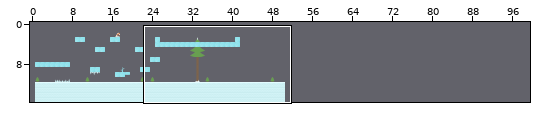
Two versions of a level (Tiled map (JSON), public/assets/img/winter-scene/tilemap/iceworld-tilemap.json). The first picture is a wide view before the edit; the outline marks the close-up.
Close-up. As it was:
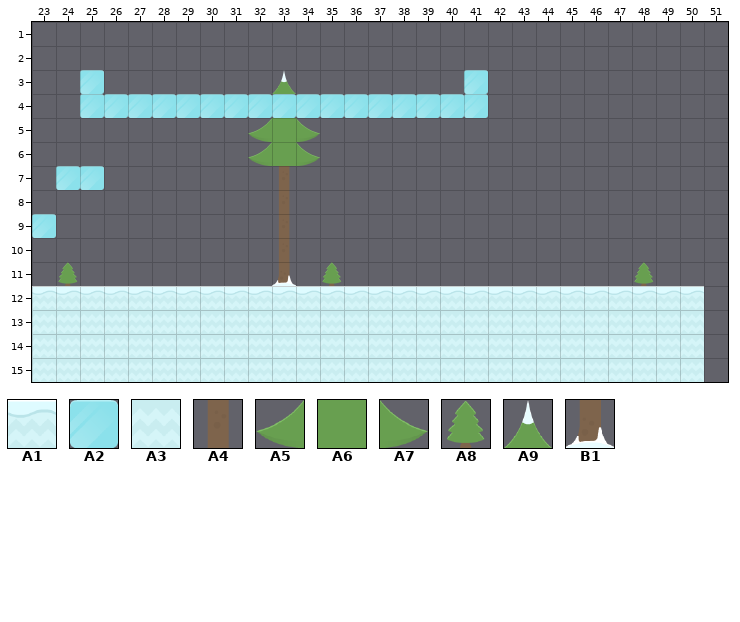
Cells are 70x70 px. Shown: x 23..51, y 1..15. The commit also changed other parts of the map, which this record leaves out. The old version is drawn lined up with the new one.
Key: from "iceworld": A1 3, A2 10, A3 16, A4 73, A5 78, A6 79, A7 80, A8 83, A9 84, B1 86.
__ is an empty cell.
Layer "ground" before, first column x 23:
 1 __ __ __ __ __ __ __ __ __ __ __ __ __ __ __ __ __ __ __ __ __ __ __ __ __ __ __ __ __
 2 __ __ __ __ __ __ __ __ __ __ __ __ __ __ __ __ __ __ __ __ __ __ __ __ __ __ __ __ __
 3 __ __ A2 __ __ __ __ __ __ __ A9 __ __ __ __ __ __ __ A2 __ __ __ __ __ __ __ __ __ __
 4 __ __ A2 A2 A2 A2 A2 A2 A2 A2 A2 A2 A2 A2 A2 A2 A2 A2 A2 __ __ __ __ __ __ __ __ __ __
 5 __ __ __ __ __ __ __ __ __ A5 A6 A7 __ __ __ __ __ __ __ __ __ __ __ __ __ __ __ __ __
 6 __ __ __ __ __ __ __ __ __ A5 A6 A7 __ __ __ __ __ __ __ __ __ __ __ __ __ __ __ __ __
 7 __ A2 A2 __ __ __ __ __ __ __ A4 __ __ __ __ __ __ __ __ __ __ __ __ __ __ __ __ __ __
 8 __ __ __ __ __ __ __ __ __ __ A4 __ __ __ __ __ __ __ __ __ __ __ __ __ __ __ __ __ __
 9 A2 __ __ __ __ __ __ __ __ __ A4 __ __ __ __ __ __ __ __ __ __ __ __ __ __ __ __ __ __
10 __ __ __ __ __ __ __ __ __ __ A4 __ __ __ __ __ __ __ __ __ __ __ __ __ __ __ __ __ __
11 __ A8 __ __ __ __ __ __ __ __ B1 __ A8 __ __ __ __ __ __ __ __ __ __ __ __ A8 __ __ __
12 A1 A1 A1 A1 A1 A1 A1 A1 A1 A1 A1 A1 A1 A1 A1 A1 A1 A1 A1 A1 A1 A1 A1 A1 A1 A1 A1 A1 __
13 A3 A3 A3 A3 A3 A3 A3 A3 A3 A3 A3 A3 A3 A3 A3 A3 A3 A3 A3 A3 A3 A3 A3 A3 A3 A3 A3 A3 __
14 A3 A3 A3 A3 A3 A3 A3 A3 A3 A3 A3 A3 A3 A3 A3 A3 A3 A3 A3 A3 A3 A3 A3 A3 A3 A3 A3 A3 __
15 A3 A3 A3 A3 A3 A3 A3 A3 A3 A3 A3 A3 A3 A3 A3 A3 A3 A3 A3 A3 A3 A3 A3 A3 A3 A3 A3 A3 __
The same view after the edit:
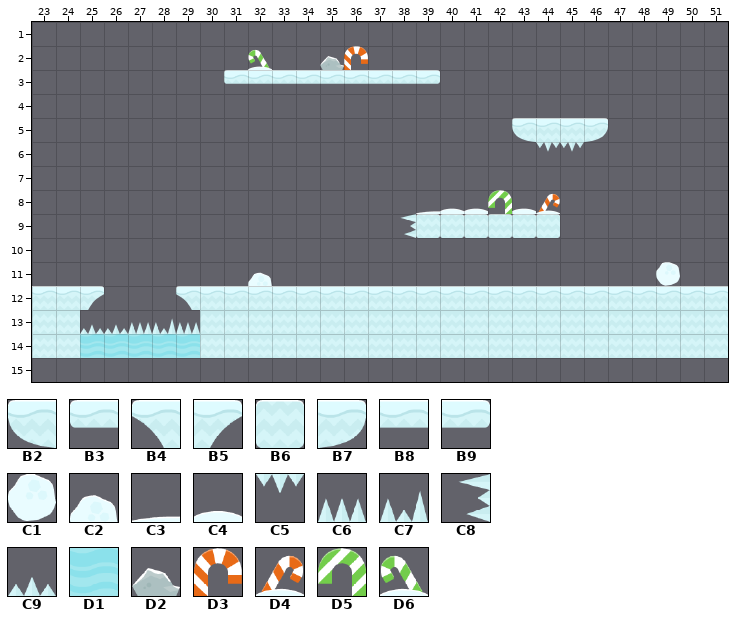
Further tiles: from "iceworld": B2 5, B3 9, B4 15, B5 17, B6 18, B7 19, B8 22, B9 23, C1 24, C2 25, C3 31 flipped left-right, C4 33, C5 44, C6 45, C7 46, C8 46 turned 270, C9 47, D1 49, D2 60, D3 62, D4 65, D5 67 flipped left-right, D6 69 flipped left-right.
The edit:
Changed rows in their new state; .. is an unchanged cell.
map size 50x15 -> 100x15 cells (old content now starts at 1,1; both pictures use the new coordinates)
Layer "ground":
first column x 23:
 2 .. .. .. .. .. .. .. .. .. D6 .. .. D2 D3 .. .. .. .. .. .. .. .. .. .. .. .. .. .. ..
 3 .. .. __ .. .. .. .. .. B3 B8 B8 B8 B8 B8 B8 B8 B9 .. __ .. .. .. .. .. .. .. .. .. ..
 4 .. .. __ __ __ __ __ __ __ __ __ __ __ __ __ __ __ __ __ .. .. .. .. .. .. .. .. .. ..
 5 .. .. .. .. .. .. .. .. .. __ __ __ .. .. .. .. .. .. .. .. B2 A1 A1 B7 .. .. .. .. ..
 6 .. .. .. .. .. .. .. .. .. __ __ __ .. .. .. .. .. .. .. .. .. .. .. .. .. .. .. .. ..
 7 .. __ __ .. .. .. .. .. .. .. __ .. .. .. .. .. .. .. .. .. .. .. .. .. .. .. .. .. ..
 8 .. .. .. .. .. .. .. .. .. .. __ .. .. .. .. .. C3 C4 C4 D5 C4 D4 .. .. .. .. .. .. ..
 9 __ .. .. .. .. .. .. .. .. .. __ .. .. .. .. .. B6 B6 B6 B6 B6 B6 .. .. .. .. .. .. ..
10 .. .. .. .. .. .. .. .. .. .. __ .. .. .. .. .. .. .. .. .. .. .. .. .. .. .. .. .. ..
11 .. __ .. .. .. .. .. .. .. C2 __ .. __ .. .. .. .. .. .. .. .. .. .. .. .. __ C1 .. ..
12 .. .. B5 __ __ __ B4 .. .. .. .. .. .. .. .. .. .. .. .. .. .. .. .. .. .. .. .. .. A1
13 .. .. __ __ __ __ __ .. .. .. .. .. .. .. .. .. .. .. .. .. .. .. .. .. .. .. .. .. A3
14 .. .. D1 D1 D1 D1 D1 .. .. .. .. .. .. .. .. .. .. .. .. .. .. .. .. .. .. .. .. .. A3
15 __ __ __ __ __ __ __ __ __ __ __ __ __ __ __ __ __ __ __ __ __ __ __ __ __ __ __ __ ..
Layer "obstacles":
first column x 38:
 6 .. .. .. .. .. .. C5 C5
 9 C8 .. .. .. .. .. .. ..
first column x 25:
13 C9 C9 C6 C7 C6
Pixel boxes of the changes (left, top, right, bottom) in both close-ups:
changed: (32, 46, 728, 382)
